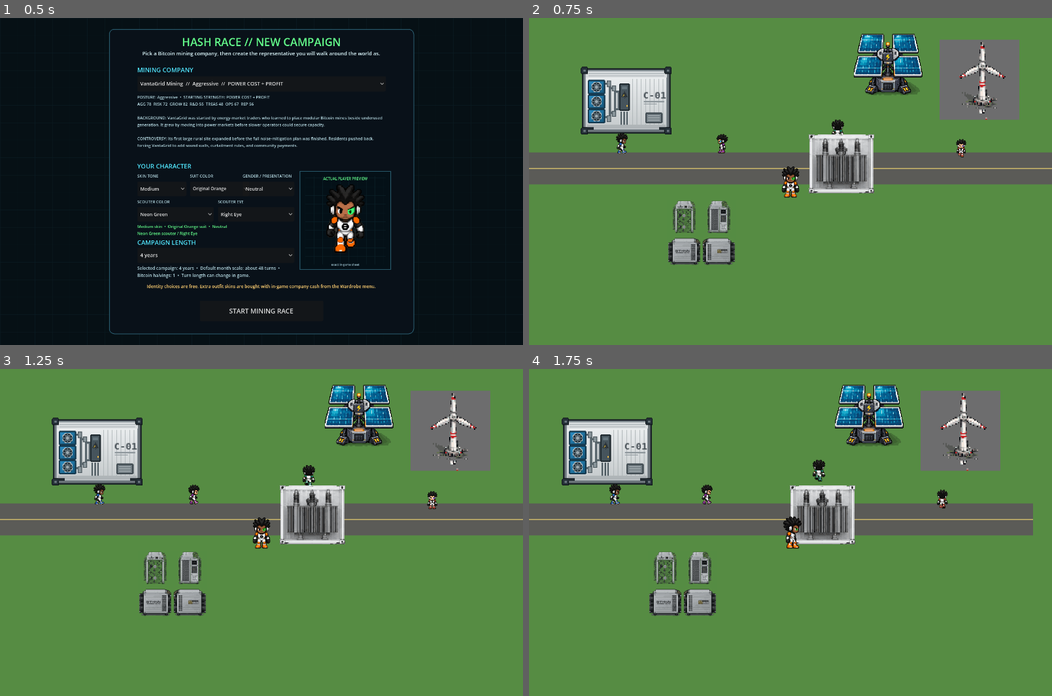
Above: before the commit, frames 1-4 (two rows, left to right).
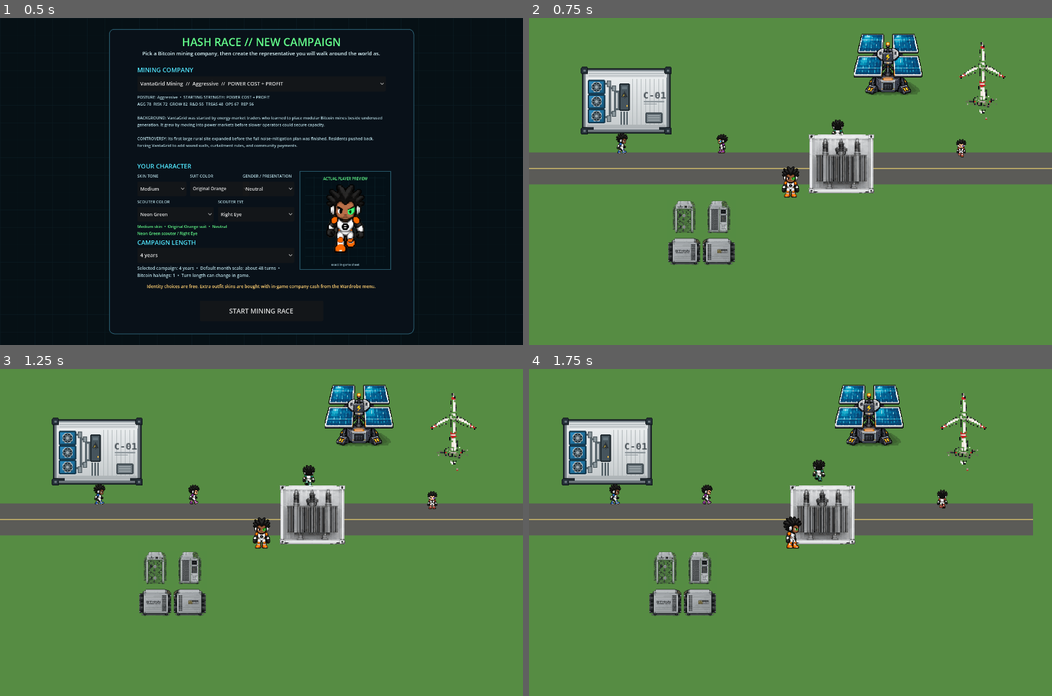
Above: after the commit, the same moments.

Repository: 1freetech/HashRace
Game: Godot game, scene res://scenes/campaign_setup.tscn
Same seed, same stepped clock (60 frames per second), same inputs: the game is played once before the commit and once after it.
Inputs (mouse positions are in pixels of both pictures, inside the frame that each line leads up to):
- Up to frame 1 (0.5 s): no input
- Up to frame 2 (0.75 s): click "START MINING RACE" at 0.5 s
- Up to frame 3 (1.25 s): no input
- Up to frame 4 (1.75 s): tap Enter (ui_accept) at 1.25, 1.52 s; move the mouse to (905, 516) at 1.27 s; hold D (move_right) from 1.28 s (still down); tap E at 1.35 s; click (905, 516) at 1.42 s

Frame 1 is identical in both runs. In frame 2, 3.5% of the frame differs, in the area x 78-94%, y 6-32%; in frame 3, 3.5%; in frame 4, 3.5%.

Commit message:
Remove wind sheet gray backdrop at runtime

Diff:
--- a/Godot/scripts/world.gd
+++ b/Godot/scripts/world.gd
@@ -232,6 +232,25 @@
             wind_bounds.end.y - wind_size.y
         ).round()
         wind_sprite.texture_filter = CanvasItem.TEXTURE_FILTER_NEAREST
+        # The validated wind sheet still contains a rectangular source
+        # backdrop. A simple threshold shader removes only near-neutral gray
+        # pixels at runtime while preserving the turbine silhouette and keeps
+        # the original binary/hash untouched for provenance validation.
+        var wind_material := ShaderMaterial.new()
+        var wind_shader := Shader.new()
+        wind_shader.code = """
+shader_type canvas_item;
+void fragment() {
+    vec4 sample_color = texture(TEXTURE, UV);
+    float spread = max(sample_color.r, max(sample_color.g, sample_color.b))
+        - min(sample_color.r, min(sample_color.g, sample_color.b));
+    bool neutral_gray = spread < 0.055
+        && sample_color.r > 0.24 && sample_color.r < 0.82;
+    COLOR = neutral_gray ? vec4(sample_color.rgb, 0.0) : sample_color;
+}
+"""
+        wind_material.shader = wind_shader
+        wind_sprite.material = wind_material
         infrastructure_sprites["wind"] = wind_sprite
         add_child(wind_sprite)
 
